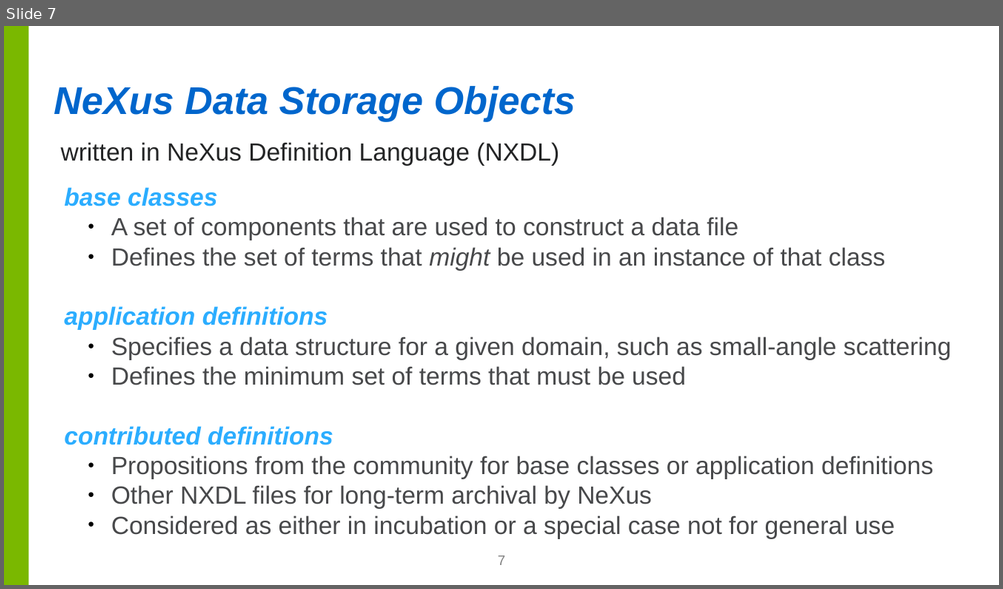
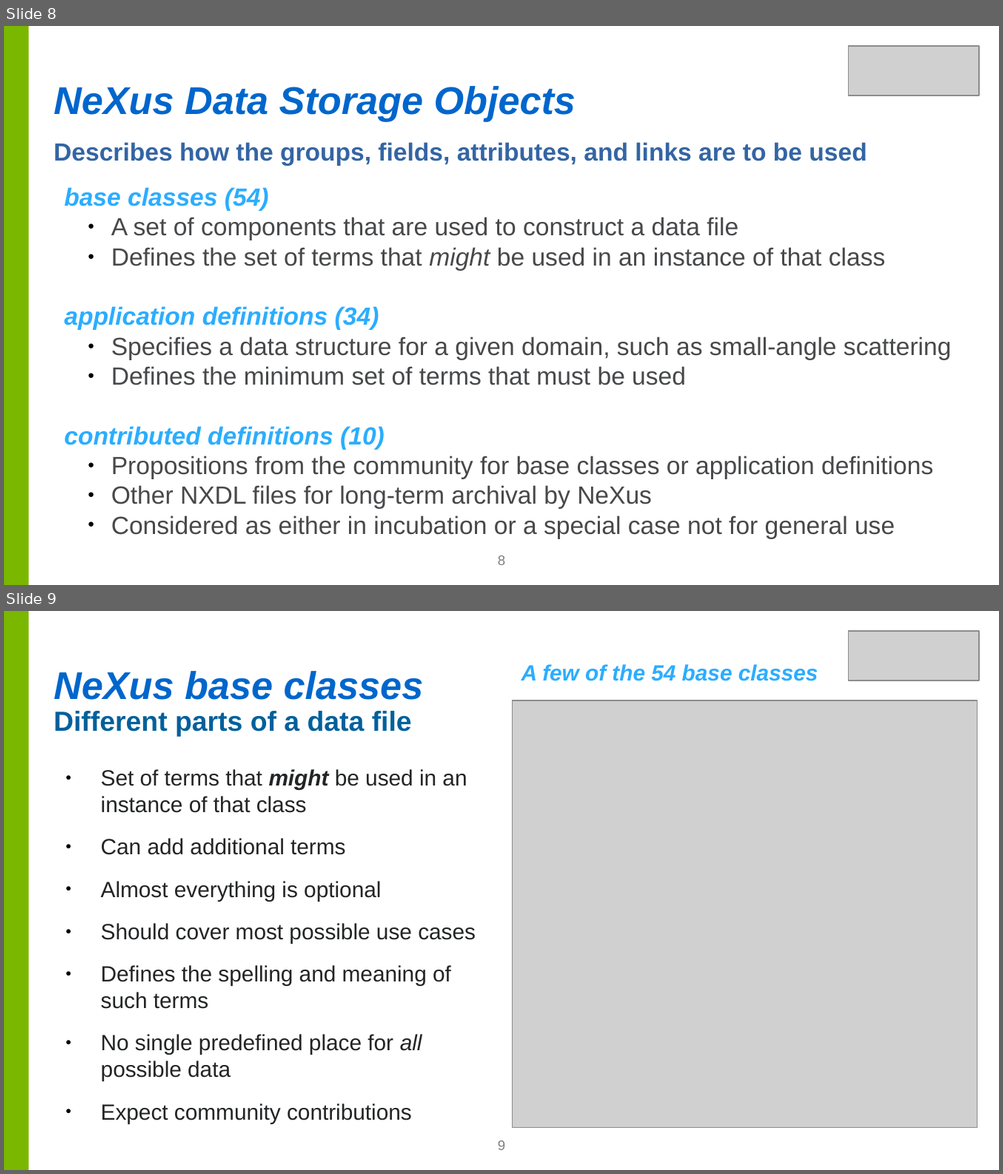
Before and after one commit to nexusformat/communications, a slide deck: 2017/NeXus-Intro.odp. Shown one above the other, each under a label of ours: slide 7 before the commit, slides 8 and 9 after it. The pictures are 1003x589 and 1003x1174 pixels, drawn with LibreOffice and Linux fonts; fonts in the diff are those of the drawing; grey boxes stand for pictures; background and template pictures are left out. Boxes give left, top, right and bottom in pixels: in the first picture for what was removed or moved away, otherwise in the second. Text is boxed around its words. In the diff, an @@ line names an element or a change of style, - is before the commit and + after.

```diff
--- a/2017/NeXus-Intro.odp
+++ b/2017/NeXus-Intro.odp
@@ slide 9 added at (4,611,999,1170), background #FFFFFF; not listed: 1 template element that a slide beside it also shows @@
@@ picture added at (848,631,979,681) @@
@@ text added at (54,671,424,700), 28 pt, text #0066CC, bold, italic @@
+NeXus base classes
@@ text added at (521,664,818,681), 16 pt, text #2BADFF, bold, italic @@
+A few of the 54 base classes
@@ text added at (54,711,412,737), 20 pt, text #00609C, bold @@
+Different parts of a data file
@@ picture added at (512,701,976,1128) @@
@@ text added at (101,769,475,1124), 16 pt, text #232425 @@
+● Set of terms that might be used in an instance of that class
+● Can add additional terms
+● Almost everything is optional
+● Should cover most possible use cases
+● Defines the spelling and meaning of such terms
+● No single predefined place for all possible data
+● Expect community contributions
@@ page number added at (498,1141,505,1150), 10 pt, text #808080 @@
+9
@@ what was slide 7 is now slide 8 @@
@@ slide 8 changed as well @@
@@ picture added at (848,46,979,96) @@
@@ text at (54,142,866,165): text changed; text colour #232425 to #3465A4; bold on @@
-written in NeXus Definition Language (NXDL)
+Describes how the groups, fields, attributes, and links are to be used
@@ text at (64,187,269,210): text changed @@
-base classes
+base classes (54)
@@ text at (64,306,379,330): text changed @@
-application definitions
+application definitions (34)
@@ text at (64,426,384,449): text changed @@
-contributed definitions
+contributed definitions (10)
@@ page number at (498,556,505,565): text changed @@
-7
+8
```
Also in this commit, not shown: 18 other slides changed, 10 other slides added, 6 slides removed, 1 other file.
